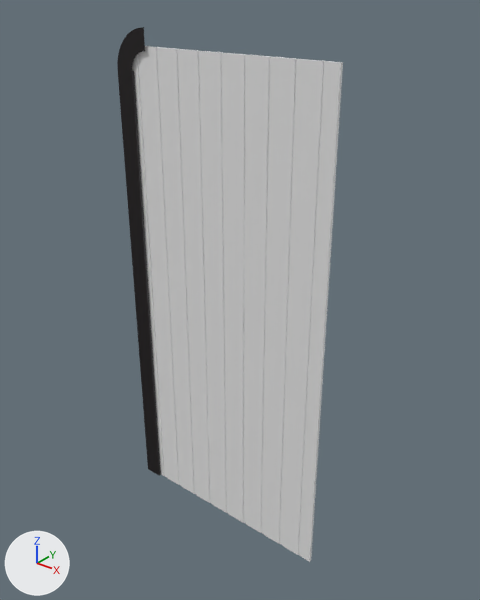
Renders of the Blender file model/include/door/assembly.blend from each side of a commit.
Both versions are drawn from a 50 mm camera at (1.05, -1.8, 2.22) aimed at (-0.42, 0.04, 1.08). Every picture has the same lights, and +X, +Y and +Z are marked at lower left. The older version comes first.

The first picture shows 'Circle', 'lamella', 'lamella.001', 'lamella.002', 'lamella.003', 'lamella.004', 'lamella.005', 'lamella.006', 'lamella.007', 'lamella.008'.
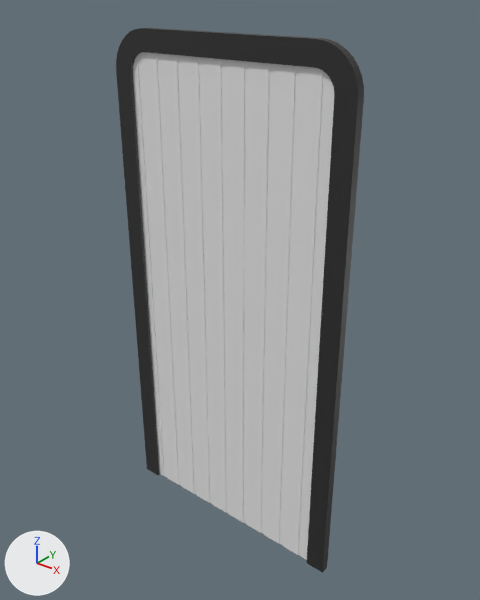
Location of each change, (x1, y1, x2, y2) in pixels of the pictures (480 x 600 px):
'Circle', reshaped, moved (453% wider, 21% taller)
    before: (117, 27, 161, 476)
    after: (116, 28, 364, 573)
part 1 of me_circle_006, built on
    after: (131, 28, 364, 573)
part 2 of me_circle_006, recoloured
    both: (117, 28, 160, 475)

The change, as a list of edits to the scene's bpy script:
```text
Add mat_material_009:
    mat_material_009 = principled_material('Material.009')
    mat_material_009.base_color = (0.0247, 0.0247, 0.0247)  # black #2c2c2c
Change me_circle_006:
    used by ob_circle; location = (-0.806, -0.024, 1.91); rotation_euler = (1.571, 0.0, 0.0), in degrees (90, 0, 0)
    remove me_circle_006.from_pydata(...)  # 33 vertices, 18 faces; spans x -0.16..0.0, y -1.91..0.16, z -0.04..0.0
    add me_circle_006.from_pydata(...)  # 150 vertices, 135 faces, 10 loose edges; spans x -0.16..0.88, y -1.91..0.16, z -0.04..0.0
    me_circle_006 part 1
    1 vertex is removed from x -0.16, y 0.0, z -0.01
    2 faces are deleted
    111 vertices are added at x -0.1..0.88, y -1.91..0.16, z -0.04..0.0
    7 new vertices lie (0.0, 0.0, -0.04) away from vertices in x -0.15..-0.03, y 0.03..0.15, z 0.0
    10 loose edges are added
    119 new faces join them
    me_circle_006 part 2: 16 faces spanning x -0.16..0.0, y -1.91..0.16, z -0.04..0.0 switch from mat_material_004 (black #0f0608) to mat_material_009 (black #2c2c2c)
Change ob_circle:
    ob_circle.location: (-0.806, -0.024, 1.91) -> (-0.813, -0.024, 1.907)
```
